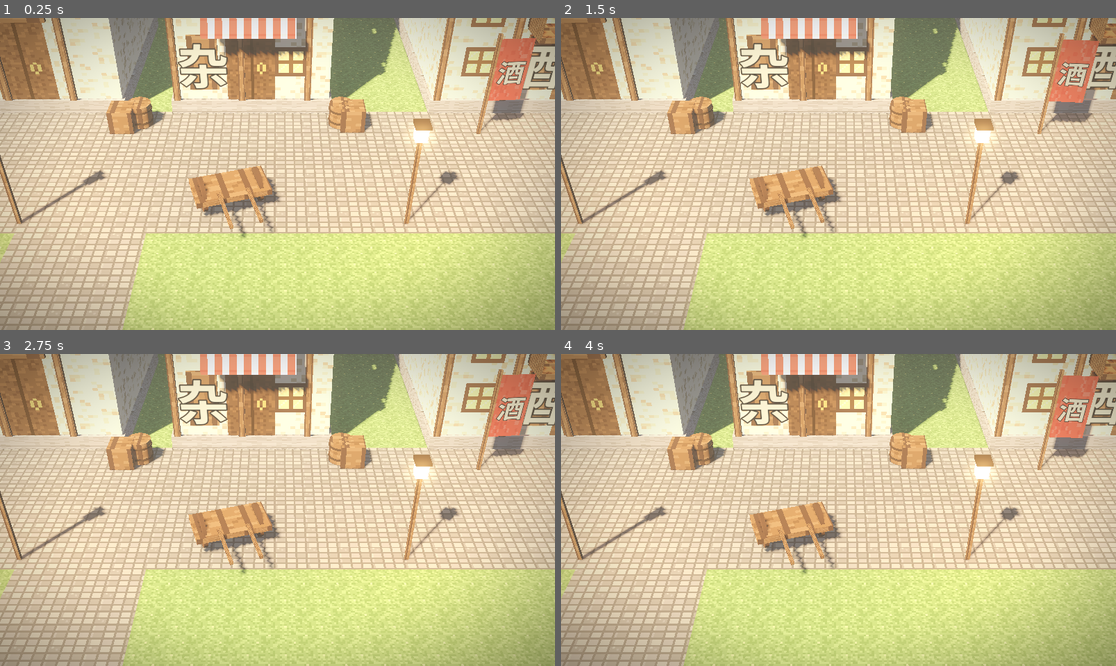
Above: before the commit, frames 1-4 (two rows, left to right).
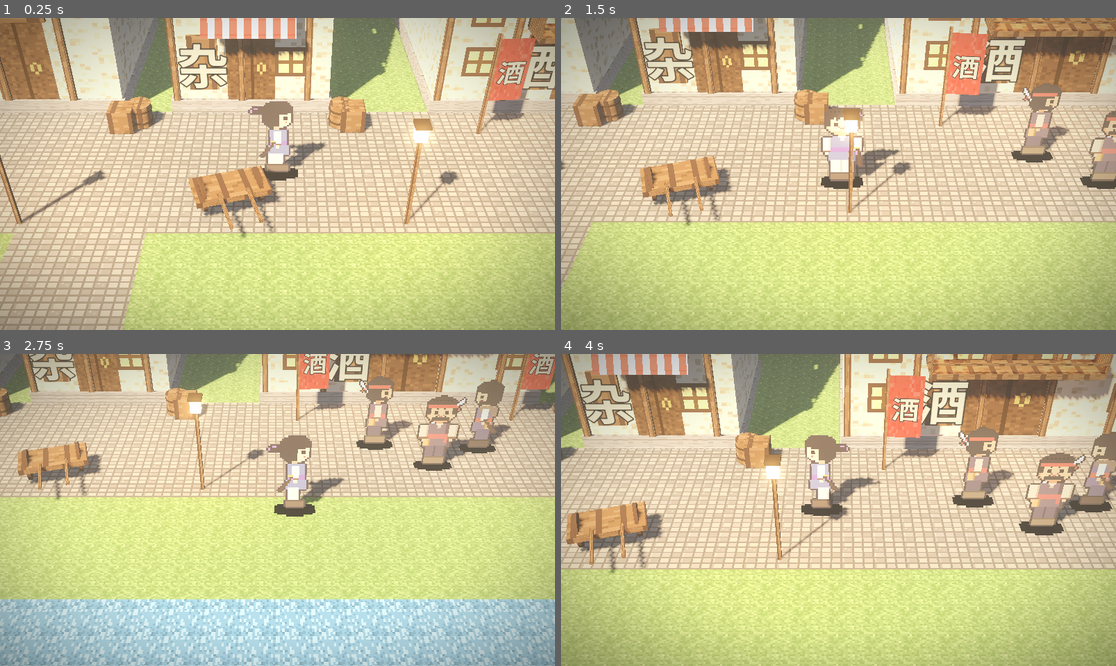
Above: after the commit, the same moments.

Repository: zaz-nlu/Hero-xiaoyao
Game: Godot game, scene res://world/town.tscn
Two runs of this game, one before a commit and one after it. Both use one fixed random seed, a clock stepped at 60 frames per second and the inputs below. This scene is started directly instead of the project's main scene.
Inputs (mouse positions are in pixels of both pictures, inside the frame that each line leads up to):
- Up to frame 1 (0.25 s): no input
- Up to frame 2 (1.5 s): tap Enter (ui_accept) at 0.5, 0.77 s; move the mouse to (960, 158) at 0.52 s; hold D (move_right, bound only after the commit) 0.53-1.28 s; tap E (interact, bound only after the commit) at 0.6, 1.35 s; click (960, 158) at 0.67 s; move the mouse to (727, 189) at 1.27 s; hold S (move_down, bound only after the commit) from 1.28 s (still down)
- Up to frame 3 (2.75 s): tap Enter (ui_accept) at 1.52 s; move the mouse to (333, 441) at 2.02 s; release S (move_down, bound only after the commit) at 2.03 s; hold D (move_right, bound only after the commit) from 2.03 s (still down); tap E (interact, bound only after the commit) at 2.1 s
- Up to frame 4 (4 s): move the mouse to (810, 572) at 2.77 s; release D (move_right, bound only after the commit) at 2.78 s; hold W (move_up, bound only after the commit) 2.78-3.53 s; tap E (interact, bound only after the commit) at 2.85, 3.6 s; click (810, 572) at 2.92 s; tap Enter (ui_accept) at 3.02, 3.77 s; move the mouse to (1005, 556) at 3.52 s; hold A (move_left, bound only after the commit) from 3.53 s (still down)

The runs differ from the first frame. In frame 1, 1.5% of the frame differs, in the area x 44-59%, y 26-53%; in frame 2, 60%; in frame 3, 80%, in the area x 0-100%, y 0-100%; in frame 4, 59%.

Commit message:
feat: player walking in the town (collision, stairs, bridge, camera follow)
Co-Authored-By: Claude Sonnet 5.5 <noreply@anthropic.com>

Diff:
--- /dev/null
+++ b/godot/tests/test_player_motion.gd
@@ -0,0 +1,234 @@
+extends "res://tests/test_case.gd"
+
+const PlayerMotion = preload("res://world/player_motion.gd")
+const TownData = preload("res://world/town_data.gd")
+const Town = preload("res://world/town.gd")
+
+const TOWN_PATH := "res://data/town.json"
+const BOUNDS := Rect2(-10.0, -10.0, 20.0, 20.0)
+
+
+func _new_town():
+	return Town.new()
+
+
+func _tick(town, seconds: float, step_seconds: float = 0.05) -> void:
+	var ticks := int(round(seconds / step_seconds))
+	for i in range(ticks):
+		town.tick_player(step_seconds)
+
+
+func test_facing_from_input() -> void:
+	assert_eq(
+		PlayerMotion.facing_from_input(Vector2(1.0, 0.0), "down"), "right", "east is right"
+	)
+	assert_eq(
+		PlayerMotion.facing_from_input(Vector2(-1.0, 0.0), "down"), "left", "west is left"
+	)
+	assert_eq(
+		PlayerMotion.facing_from_input(Vector2(0.0, 1.0), "up"), "down", "south is down"
+	)
+	assert_eq(
+		PlayerMotion.facing_from_input(Vector2(0.0, -1.0), "down"), "up", "north is up"
+	)
+	assert_eq(
+		PlayerMotion.facing_from_input(Vector2(0.6, 0.8), "up"), "down", "dominant z wins"
+	)
+	assert_eq(
+		PlayerMotion.facing_from_input(Vector2.ZERO, "left"), "left", "no input keeps facing"
+	)
+
+
+func test_free_move_speed() -> void:
+	var end_pos: Vector2 = PlayerMotion.step(Vector2.ZERO, Vector2(1.0, 0.0), 0.5, [], BOUNDS)
+	assert_near(end_pos.x, 2.5, 0.001, "half a second at speed five")
+	assert_near(end_pos.y, 0.0, 0.001, "no sideways drift")
+
+
+func test_diagonal_normalized() -> void:
+	var end_pos: Vector2 = PlayerMotion.step(
+		Vector2.ZERO, Vector2(1.0, 1.0), 1.0, [], BOUNDS
+	)
+	assert_near(end_pos.length(), PlayerMotion.SPEED, 0.01, "diagonal is normalised")
+
+
+func test_blocked_by_rect() -> void:
+	var blockers: Array = [Rect2(3.0, -1.0, 2.0, 2.0)]
+	var pos := Vector2.ZERO
+	for i in range(20):
+		pos = PlayerMotion.step(pos, Vector2(1.0, 0.0), 0.1, blockers, BOUNDS)
+	assert_true(pos.x > 1.0, "player walks toward the wall")
+	assert_true(
+		pos.x <= 3.0 - PlayerMotion.RADIUS + 0.001,
+		"player stops at the wall face, x is %.3f" % pos.x
+	)
+
+
+func test_slides_along_wall() -> void:
+	var blockers: Array = [Rect2(3.0, -1.0, 2.0, 2.0)]
+	var start := Vector2(2.0, -1.0)
+	var end_pos: Vector2 = PlayerMotion.step(start, Vector2(1.0, 1.0), 0.3, blockers, BOUNDS)
+	assert_true(
+		end_pos.x <= 3.0 - PlayerMotion.RADIUS + 0.001,
+		"x is blocked by the wall, x is %.3f" % end_pos.x
+	)
+	assert_true(end_pos.y > start.y, "z keeps advancing along the wall")
+
+
+func test_bounds_clamp() -> void:
+	var end_pos: Vector2 = PlayerMotion.step(
+		Vector2(9.5, 0.0), Vector2(1.0, 0.0), 3.0, [], BOUNDS
+	)
+	assert_true(
+		end_pos.x <= BOUNDS.end.x - PlayerMotion.RADIUS + 0.001,
+		"player is clamped inside the bounds, x is %.3f" % end_pos.x
+	)
+
+
+func test_blocked_helper() -> void:
+	var blockers: Array = [Rect2(0.0, 0.0, 2.0, 2.0)]
+	assert_true(PlayerMotion.blocked(Vector2(1.0, 1.0), blockers), "point inside is blocked")
+	assert_true(
+		PlayerMotion.blocked(Vector2(-0.2, 1.0), blockers), "point within radius is blocked"
+	)
+	assert_true(
+		not PlayerMotion.blocked(Vector2(-1.0, 1.0), blockers), "point far away is free"
+	)
+
+
+func test_ground_height_values() -> void:
+	var loaded: Dictionary = TownData.load_town(TOWN_PATH)
+	var town_data: Dictionary = loaded["data"]
+	assert_near(
+		TownData.ground_height(town_data, -12.0, 10.5), 0.25, 0.0001, "bridge deck is raised"
+	)
+	assert_near(TownData.ground_height(town_data, 0.0, 1.0), 0.0, 0.0001, "street is flat")
+	assert_near(
+		TownData.ground_height(town_data, 30.0, -5.5), 1.5, 0.0001, "third stair step"
+	)
+	assert_near(
+		TownData.ground_height(town_data, 30.0, -16.5), 7.0, 0.0001, "top of the stairs"
+	)
+	assert_near(
+		TownData.ground_height(town_data, 28.0, -20.0), 7.0, 0.0001, "platform is high"
+	)
+
+
+func test_extra_blockers_cover_cliff() -> void:
+	var loaded: Dictionary = TownData.load_town(TOWN_PATH)
+	var town_data: Dictionary = loaded["data"]
+	var extra: Array = TownData.extra_blockers(town_data)
+	assert_true(extra.size() > 0, "cliff blocker exists")
+	var covers_cliff := false
+	var covers_stairs := false
+	for value in extra:
+		var rect: Rect2 = value
+		if rect.has_point(Vector2(27.0, -20.0)):
+			covers_cliff = true
+		if rect.has_point(Vector2(30.5, -10.0)):
+			covers_stairs = true
+	assert_true(covers_cliff, "cliff blocks the platform edge")
+	assert_true(not covers_stairs, "stairs stay open")
+
+
+func test_player_spawns_at_spawn_point() -> void:
+	var town = _new_town()
+	town.build()
+	var spawn: Dictionary = town.data.get("spawn", {})
+	assert_true(town.player != null, "player exists")
+	if town.player != null:
+		assert_eq(str(town.player.name), "Player", "player node is named Player")
+		assert_near(town.player.position.x, float(spawn["x"]), 0.001, "player spawns at x")
+		assert_near(town.player.position.z, float(spawn["z"]), 0.001, "player spawns at z")
+	assert_true(town.follow_target == town.player, "camera follows the player")
+	town.free()
+
+
+func test_player_moves_with_override() -> void:
+	var town = _new_town()
+	town.build()
+	var start_x: float = town.player_pos.x
+	town.set_input_override(Vector2(1.0, 0.0))
+	_tick(town, 0.5)
+	assert_true(town.player_pos.x > start_x, "player moves east")
+	assert_eq(town.player.facing, "right", "player faces right")
+	assert_true(town.player.moving, "player walk animation is running")
+	town.set_input_override(Vector2.ZERO)
+	town.tick_player(0.05)
+	assert_true(not town.player.moving, "player stops when input is released")
+	town.free()
+
+
+func test_player_cannot_enter_tavern_wall() -> void:
+	var town = _new_town()
+	town.build()
+	town.player_pos = Vector2(6.0, -1.5)
+	town.set_input_override(Vector2(0.0, -1.0))
+	_tick(town, 3.0)
+	assert_true(town.player_pos.y < -1.5, "player walks north toward the tavern")
+	assert_true(
+		town.player_pos.y >= -3.0 + PlayerMotion.RADIUS - 0.001,
+		"tavern front wall stops the player, z is %.3f" % town.player_pos.y
+	)
+	town.free()
+
+
+func test_player_cannot_walk_into_river() -> void:
+	var town = _new_town()
+	town.build()
+	town.player_pos = Vector2(-20.0, 5.0)
+	town.set_input_override(Vector2(0.0, 1.0))
+	_tick(town, 5.0)
+	assert_true(
+		town.player_pos.y <= 9.0 - PlayerMotion.RADIUS + 0.01,
+		"river bank stops the player, z is %.3f" % town.player_pos.y
+	)
+	town.free()
+
+
+func test_player_can_cross_bridge() -> void:
+	var town = _new_town()
+	town.build()
+	town.player_pos = Vector2(-12.0, 5.0)
+	town.set_input_override(Vector2(0.0, 1.0))
+	_tick(town, 4.0)
+	assert_true(
+		town.player_pos.y > 12.0, "player crosses the bridge, z is %.3f" % town.player_pos.y
+	)
+	town.free()
+
+
+func test_player_climbs_stairs() -> void:
+	var town = _new_town()
+	town.build()
+	town.player_pos = Vector2(30.5, -2.0)
+	town.set_input_override(Vector2(0.0, -1.0))
+	_tick(town, 4.0)
+	assert_true(
+		town.player_pos.y < -10.0, "player walks up the stairs, z is %.3f" % town.player_pos.y
+	)
+	assert_true(
+		town.player.position.y > 3.0,
+		"player rises with the stairs, y is %.3f" % town.player.position.y
+	)
+	town.free()
+
+
+func test_cliff_blocks_player() -> void:
+	var town = _new_town()
+	town.build()
+	town.player_pos = Vector2(27.5, -10.0)
+	town.set_input_override(Vector2(0.0, -1.0))
+	_tick(town, 3.0)
+	assert_true(
+		town.player_pos.y >= -17.0 + PlayerMotion.RADIUS - 0.01,
+		"cliff keeps the player off the platform, z is %.3f" % town.player_pos.y
+	)
+	town.player_pos = Vector2(27.5, -15.0)
+	_tick(town, 2.0)
+	assert_true(town.player_pos.y < -15.0, "player walks toward the cliff edge")
+	assert_true(
+		town.player_pos.y >= -17.0 + PlayerMotion.RADIUS - 0.01,
+		"cliff line blocks the player, z is %.3f" % town.player_pos.y
+	)
+	town.free()
--- /dev/null
+++ b/godot/world/player_motion.gd
@@ -0,0 +1,47 @@
+extends RefCounted
+
+const RADIUS := 0.4
+const SPEED := 5.0
+
+
+static func facing_from_input(input: Vector2, current: String) -> String:
+	if input == Vector2.ZERO:
+		return current
+	if absf(input.x) >= absf(input.y):
+		if input.x > 0.0:
+			return "right"
+		return "left"
+	if input.y > 0.0:
+		return "down"
+	return "up"
+
+
+static func blocked(pos: Vector2, blockers: Array) -> bool:
+	for blocker_value in blockers:
+		if typeof(blocker_value) != TYPE_RECT2:
+			continue
+		var blocker: Rect2 = blocker_value
+		if blocker.grow(RADIUS).has_point(pos):
+			return true
+	return false
+
+
+static func step(
+	pos: Vector2, input: Vector2, delta: float, blockers: Array, bounds: Rect2
+) -> Vector2:
+	var move := input
+	if move.length() > 1.0:
+		move = move.normalized()
+	var displacement := move * SPEED * delta
+	var result := pos
+	var try_x := Vector2(result.x + displacement.x, result.y)
+	if not blocked(try_x, blockers):
+		result.x = try_x.x
+	var try_z := Vector2(result.x, result.y + displacement.y)
+	if not blocked(try_z, blockers):
+		result.y = try_z.y
+	if bounds.size == Vector2.ZERO:
+		return result
+	result.x = clampf(result.x, bounds.position.x + RADIUS, bounds.end.x - RADIUS)
+	result.y = clampf(result.y, bounds.position.y + RADIUS, bounds.end.y - RADIUS)
+	return result
--- a/godot/world/town.gd
+++ b/godot/world/town.gd
@@ -6,6 +6,7 @@
 const TownData = preload("res://world/town_data.gd")
 const Texgen = preload("res://world/texgen.gd")
 const CharacterSprite = preload("res://world/character_sprite.gd")
+const PlayerMotion = preload("res://world/player_motion.gd")
 
 const VIGNETTE_SHADER := """
 shader_type canvas_item;
@@ -27,7 +28,11 @@
 var follow_target: Node3D = null
 var sun: DirectionalLight3D = null
 var world_env: WorldEnvironment = null
-
+var player: Node3D = null
+var player_pos: Vector2 = Vector2.ZERO
+var bounds_rect: Rect2 = Rect2()
+
+var _input_override: Variant = null
 var _built: bool = false
 var _textures: Dictionary = {}
 var _water_material: StandardMaterial3D = null
@@ -38,7 +43,31 @@
 
 
 func _ready() -> void:
+	_register_input_actions()
 	build()
+
+
+func _register_input_actions() -> void:
+	_add_action("move_left", KEY_A, KEY_LEFT)
+	_add_action("move_right", KEY_D, KEY_RIGHT)
+	_add_action("move_up", KEY_W, KEY_UP)
+	_add_action("move_down", KEY_S, KEY_DOWN)
+	_add_action("interact", KEY_E, KEY_NONE)
+
+
+func _add_action(action: StringName, primary: int, secondary: int) -> void:
+	if InputMap.has_action(action):
+		return
+	InputMap.add_action(action)
+	_add_key_event(action, primary)
+	if secondary != KEY_NONE:
+		_add_key_event(action, secondary)
+
+
+func _add_key_event(action: StringName, key: int) -> void:
+	var event := InputEventKey.new()
+	event.physical_keycode = key
+	InputMap.action_add_event(action, event)
 
 
 func build() -> void:
@@ -51,6 +80,7 @@
 	for error_text in errors:
 		push_warning("town: %s" % str(error_text))
 	blockers = TownData.footprints(data)
+	bounds_rect = _read_bounds()
 	_build_ground()
 	_build_buildings()
 	_build_props()
@@ -59,10 +89,12 @@
 	_build_lighting()
 	_build_camera()
 	_build_npcs()
+	_build_player()
 	snap_camera()
 
 
 func _process(delta: float) -> void:
+	tick_player(delta)
 	_time += delta
 	if _water_material != null:
 		_water_material.uv1_offset.x += 0.05 * delta
@@ -1058,3 +1090,72 @@
 		character.set_facing(str(npc.get("facing", "down")))
 		root.add_child(character)
 		npc_nodes[id] = character
+
+
+# ---------------------------------------------------------------- player
+
+func _build_player() -> void:
+	var spawn := _spawn_data()
+	var px := float(spawn.get("x", 0.0))
+	var pz := float(spawn.get("z", 0.0))
+	var start_y: float = TownData.ground_height(data, px, pz)
+	var character := CharacterSprite.new()
+	character.name = "Player"
+	character.setup("ren_xiaoyao")
+	character.position = Vector3(px, start_y, pz)
+	character.set_facing(str(spawn.get("facing", "down")))
+	add_child(character)
+	player = character
+	player_pos = Vector2(px, pz)
+	blockers.append_array(TownData.extra_blockers(data))
+	follow_target = player
+
+
+func _spawn_data() -> Dictionary:
+	var spawn_value: Variant = data.get("spawn", null)
+	if typeof(spawn_value) == TYPE_DICTIONARY:
+		var spawn: Dictionary = spawn_value
+		return spawn
+	return {}
+
+
+func _read_bounds() -> Rect2:
+	var bounds_value: Variant = data.get("bounds", null)
+	if typeof(bounds_value) != TYPE_DICTIONARY:
+		return Rect2()
+	var bounds: Dictionary = bounds_value
+	var x0 := float(bounds.get("x0", 0.0))
+	var x1 := float(bounds.get("x1", 0.0))
+	var z0 := float(bounds.get("z0", 0.0))
+	var z1 := float(bounds.get("z1", 0.0))
+	return Rect2(x0, z0, x1 - x0, z1 - z0)
+
+
+func set_input_override(v: Variant) -> void:
+	_input_override = v
+
+
+func get_move_input() -> Vector2:
+	if _input_override != null:
+		if typeof(_input_override) == TYPE_VECTOR2:
+			var override_value: Vector2 = _input_override
+			return override_value
+		return Vector2.ZERO
+	if not InputMap.has_action("move_left") or not InputMap.has_action("move_right") \
+			or not InputMap.has_action("move_up") or not InputMap.has_action("move_down"):
+		return Vector2.ZERO
+	return Input.get_vector("move_left", "move_right", "move_up", "move_down")
+
+
+func tick_player(delta: float) -> void:
+	if player == null:
+		return
+	var input := get_move_input()
+	player_pos = PlayerMotion.step(player_pos, input, delta, blockers, bounds_rect)
+	var target_y: float = TownData.ground_height(data, player_pos.x, player_pos.y)
+	var weight: float = 1.0 - exp(-14.0 * delta)
+	var next_y: float = lerpf(player.position.y, target_y, weight)
+	player.position = Vector3(player_pos.x, next_y, player_pos.y)
+	var facing: String = PlayerMotion.facing_from_input(input, str(player.get("facing")))
+	player.call("set_facing", facing)
+	player.call("set_moving", input.length() > 0.01)
--- a/godot/world/town_data.gd
+++ b/godot/world/town_data.gd
@@ -225,6 +225,71 @@
 		and point.y >= bounds.position.y and point.y <= bounds.end.y
 
 
+static func ground_height(data: Dictionary, x: float, z: float) -> float:
+	var platform_value: Variant = data.get("platform", null)
+	if typeof(platform_value) == TYPE_DICTIONARY:
+		var platform: Dictionary = platform_value
+		var rect_value: Variant = platform.get("rect", [])
+		if typeof(rect_value) == TYPE_ARRAY:
+			var rect: Array = rect_value
+			if rect.size() >= 4:
+				if x >= float(rect[0]) and x <= float(rect[2]) \
+						and z >= float(rect[1]) and z <= float(rect[3]):
+					return float(platform.get("y", 0.0))
+
+	var stairs_value: Variant = data.get("stairs", null)
+	if typeof(stairs_value) == TYPE_DICTIONARY:
+		var stairs: Dictionary = stairs_value
+		if _has_numbers(stairs, ["x0", "x1", "z_start", "z_end"]):
+			var sx0 := float(stairs["x0"])
+			var sx1 := float(stairs["x1"])
+			var z_start := float(stairs["z_start"])
+			var z_end := float(stairs["z_end"])
+			if x >= sx0 and x <= sx1 and z <= z_start and z >= z_end:
+				var step_index := floori(z_start - z)
+				var y_top := float(stairs.get("y_top", 0.0))
+				return minf(0.5 * float(step_index + 1), y_top)
+
+	var bridges: Array = data.get("bridges", [])
+	for bridge_value in bridges:
+		if typeof(bridge_value) != TYPE_DICTIONARY:
+			continue
+		var bridge: Dictionary = bridge_value
+		if not _has_numbers(bridge, ["x0", "x1", "z0", "z1"]):
+			continue
+		if x >= float(bridge["x0"]) and x <= float(bridge["x1"]) \
+				and z >= float(bridge["z0"]) and z <= float(bridge["z1"]):
+			return 0.25
+
+	return 0.0
+
+
+static func extra_blockers(data: Dictionary) -> Array:
+	var result: Array = []
+	var platform_value: Variant = data.get("platform", null)
+	var stairs_value: Variant = data.get("stairs", null)
+	if typeof(platform_value) != TYPE_DICTIONARY or typeof(stairs_value) != TYPE_DICTIONARY:
+		return result
+	var platform: Dictionary = platform_value
+	var stairs: Dictionary = stairs_value
+	var rect_value: Variant = platform.get("rect", [])
+	if typeof(rect_value) != TYPE_ARRAY:
+		return result
+	var rect: Array = rect_value
+	if rect.size() < 4:
+		return result
+	if not _has_numbers(stairs, ["x0"]):
+		return result
+	var px0 := float(rect[0])
+	var pz0 := float(rect[1])
+	var pz1 := float(rect[3])
+	var cliff_width := float(stairs["x0"]) - px0
+	if cliff_width <= 0.0:
+		return result
+	result.append(Rect2(px0, pz0, cliff_width, pz1 - pz0))
+	return result
+
+
 static func _has_numbers(entry: Dictionary, keys: Array) -> bool:
 	for key in keys:
 		var value: Variant = entry.get(key, null)
